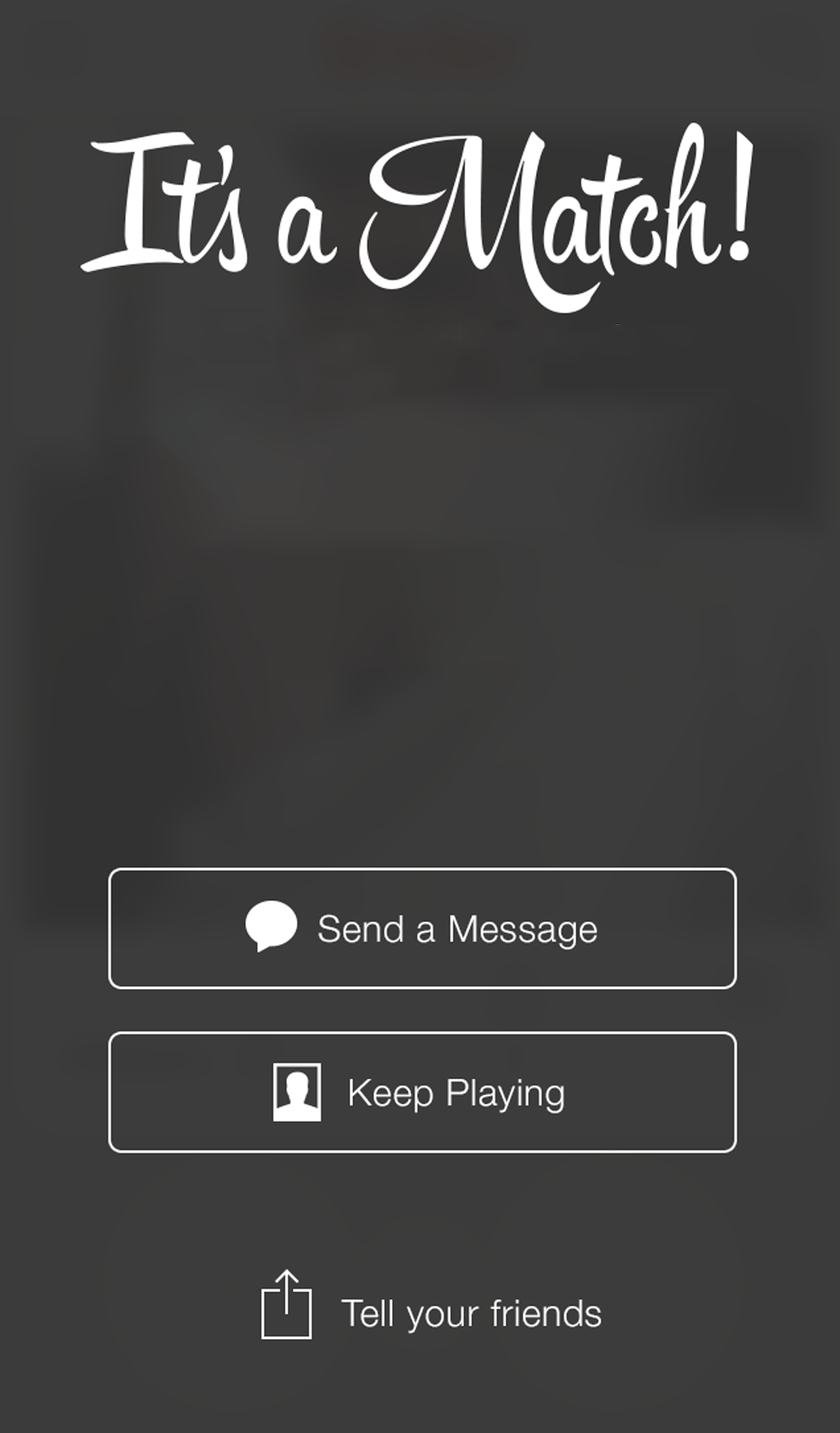
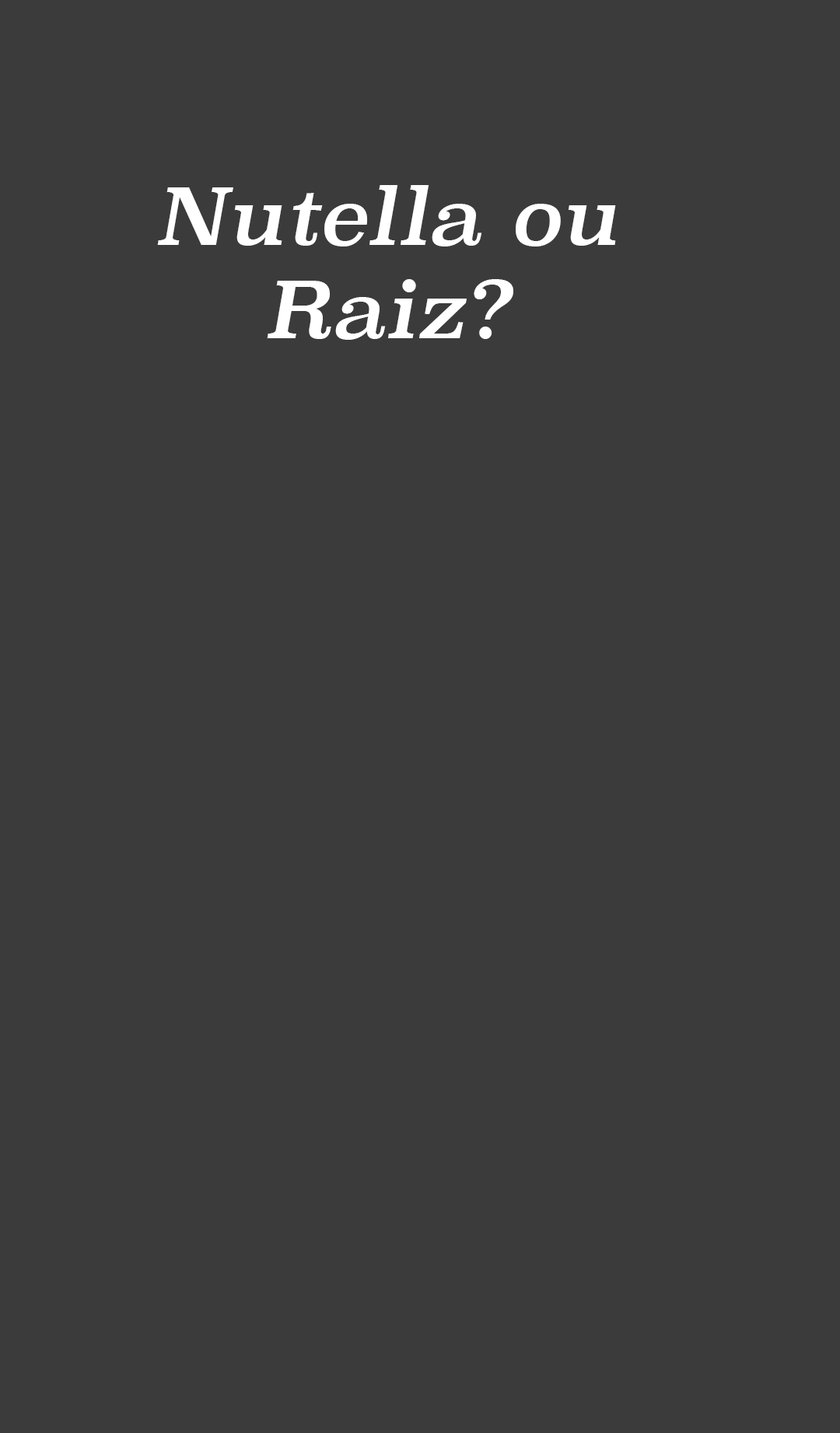
The second 840×1433 image is a revision of the first. Changes to its layers:
renamed "Gulosa?" to "Nutella ou Raiz?", showed it, painted on it over (x1=157, y1=185, x2=616, y2=340)
showed "Layer 1" over (x1=15, y1=24, x2=829, y2=1342)
